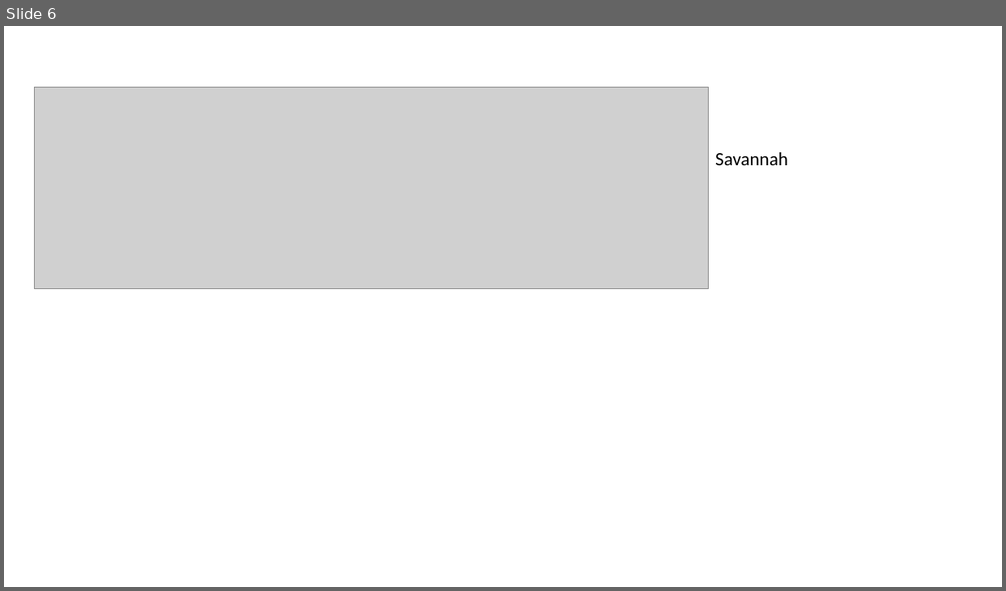
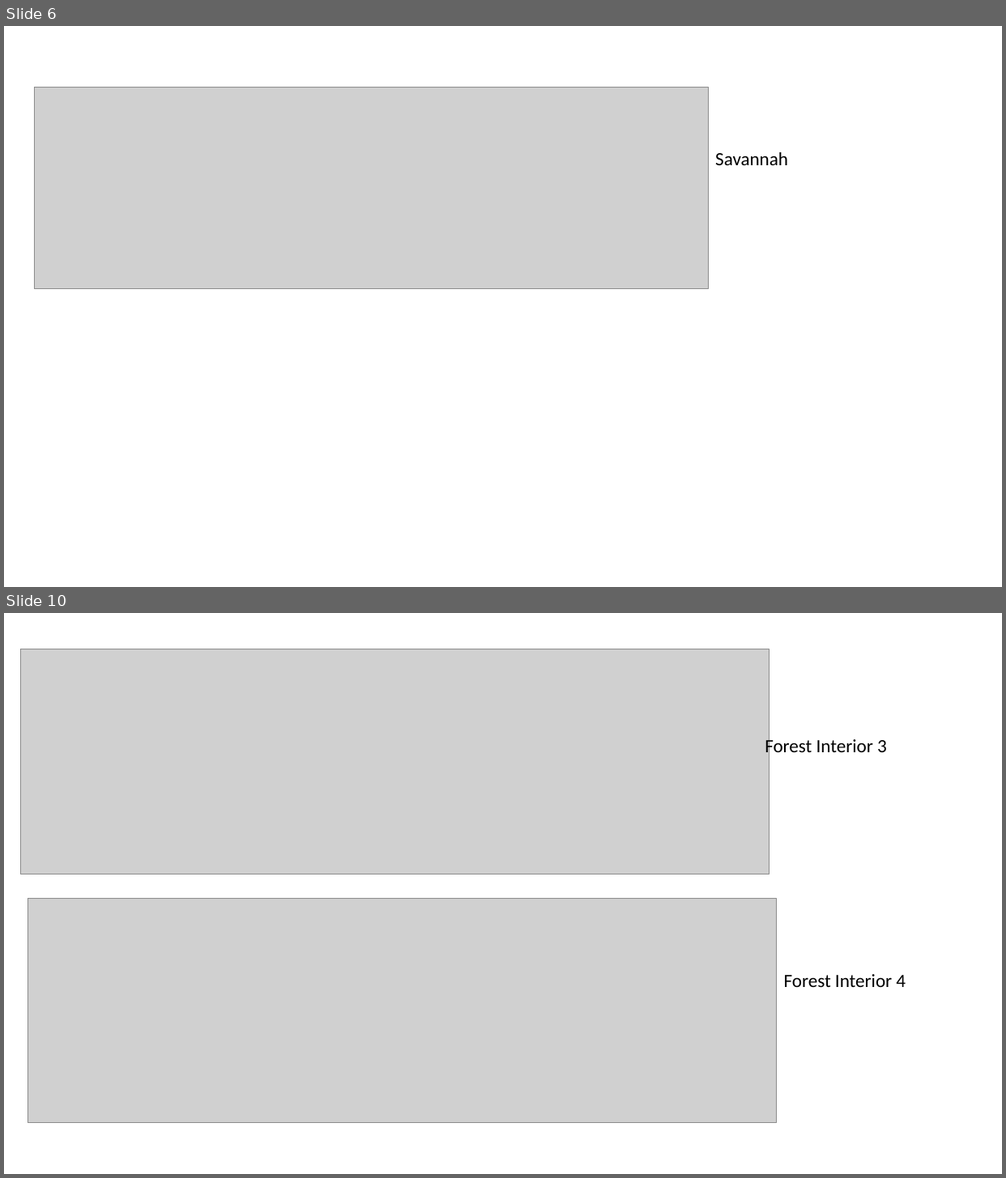
Before and after one commit to rosehanuy/soil-flux-nybg, a slide deck: Chamber_Temp_Plots.pptx. Shown one above the other, each under a label of ours: slide 6 before the commit, slides 6 and 10 after it; the slides between them are not shown. The pictures are 1006x591 and 1006x1178 pixels, drawn with LibreOffice and Linux fonts; fonts in the diff are those of the drawing; grey boxes stand for pictures. Boxes give left, top, right and bottom in pixels: in the first picture for what was removed or moved away, otherwise in the second. Text is boxed around its words. In the diff, an @@ line names an element or a change of style, - is before the commit and + after.

```diff
--- a/Chamber_Temp_Plots.pptx
+++ b/Chamber_Temp_Plots.pptx
@@ slide 10 added at (4,613,1002,1174), background #FFFFFF @@
@@ picture added at (20,649,769,875) @@
@@ text added at (765,737,887,758), 18 pt, text #000000 @@
+Forest Interior 3
@@ picture added at (28,898,777,1122) @@
@@ text added at (784,974,906,987), 18 pt, text #000000 @@
+Forest Interior 4
```
Also in this commit, not shown: 1 slide changed, 10 other slides added, 2 other files.
